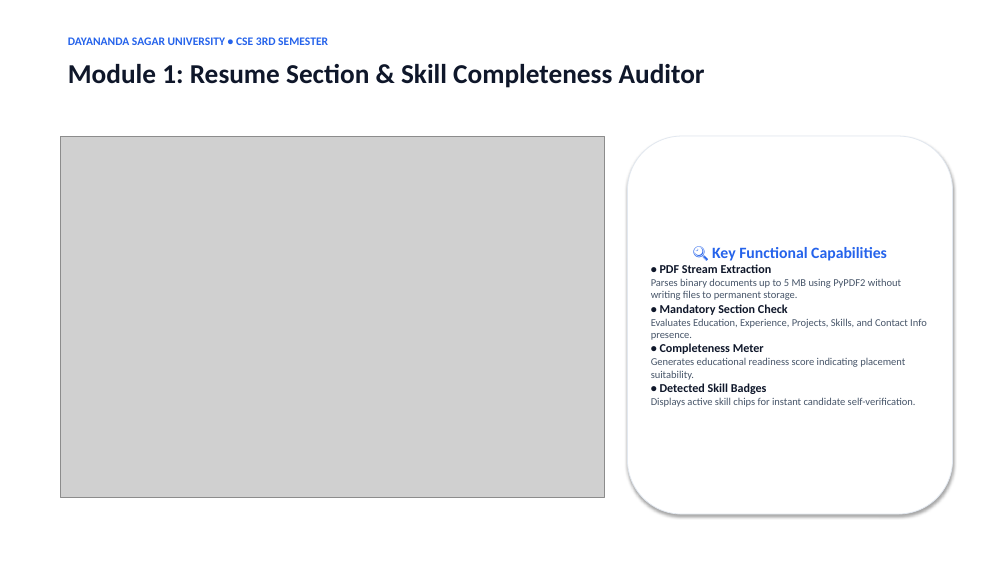
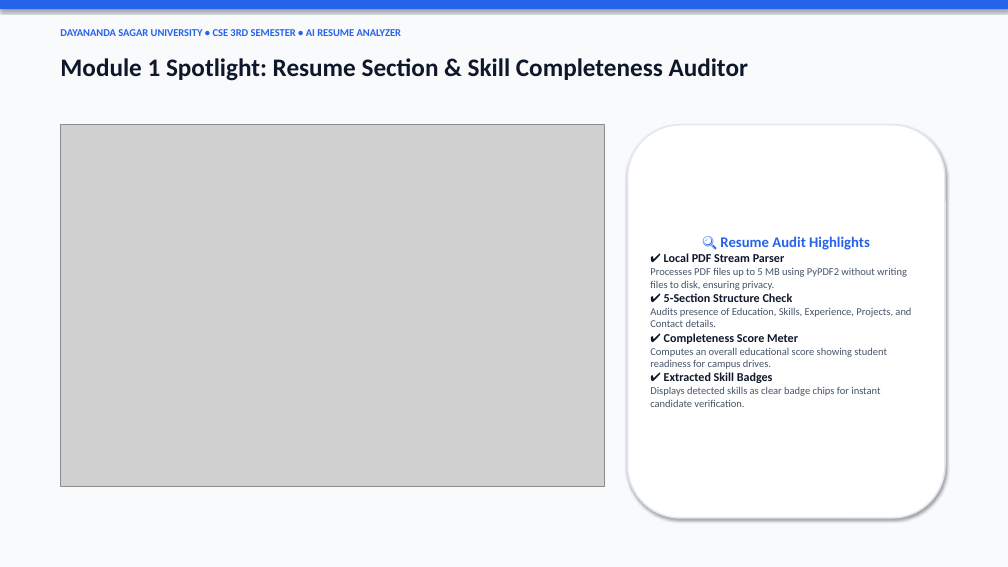
Before and after one commit to geetesh525-glitch/campus-ai-project-assistant, a slide deck: slide 6 of resume_analyzer_project/AI_Resume_Analyzer_Presentation.pptx. Drawn at 1008x567 pixels with LibreOffice and Linux fonts; fonts in the diff are those of the drawing; grey boxes stand for pictures. Boxes give left, top, right and bottom in pixels: in the first picture for what was removed or moved away, otherwise in the second. Text is boxed around its words. In the diff, an @@ line names an element or a change of style, - is before the commit and + after.

```diff
--- a/resume_analyzer_project/AI_Resume_Analyzer_Presentation.pptx
+++ b/resume_analyzer_project/AI_Resume_Analyzer_Presentation.pptx
@@ rectangle added at box(0, 0, 1008, 567), fill #F8FAFC @@
@@ rectangle added at box(0, 0, 1008, 9), fill #2563EB @@
@@ text at box(60, 29, 401, 36): text changed; size 11 to 10 pt @@
-DAYANANDA SAGAR UNIVERSITY • CSE 3RD SEMESTER
+DAYANANDA SAGAR UNIVERSITY • CSE 3RD SEMESTER • AI RESUME ANALYZER
@@ text at box(60, 58, 748, 81): text changed; size 26 to 24 pt @@
-Module 1: Resume Section & Skill Completeness Auditor
+Module 1 Spotlight: Resume Section & Skill Completeness Auditor
@@ picture: place and size @@
-picture at box(60, 136, 605, 498)
+picture at box(60, 125, 605, 486)
@@ rounded rectangle "🔍 Resume Audit Highlights": place and size @@
-rounded rectangle "🔍 Resume Audit Highlights" at box(628, 136, 953, 514)
+rounded rectangle "🔍 Resume Audit Highlights" at box(628, 125, 945, 518)
@@ rounded rectangle "🔍 Resume Audit Highlights" at box(628, 125, 945, 518): outline #E2E8F0 0.75 pt to #E2E8F0 1.5 pt @@
@@ text in rounded rectangle at box(650, 236, 911, 407): text changed @@
-🔍 Key Functional Capabilities
-• PDF Stream Extraction
-Parses binary documents up to 5 MB using PyPDF2 without writing files to permanent storage.
-• Mandatory Section Check
-Evaluates Education, Experience, Projects, Skills, and Contact Info presence.
-• Completeness Meter
-Generates educational readiness score indicating placement suitability.
-• Detected Skill Badges
-Displays active skill chips for instant candidate self-verification.
+🔍 Resume Audit Highlights
+✔ Local PDF Stream Parser
+Processes PDF files up to 5 MB using PyPDF2 without writing files to disk, ensuring privacy.
+✔ 5-Section Structure Check
+Audits presence of Education, Skills, Experience, Projects, and Contact details.
+✔ Completeness Score Meter
+Computes an overall educational score showing student readiness for campus drives.
+✔ Extracted Skill Badges
+Displays detected skills as clear badge chips for instant candidate verification.
```
Also in this commit, not shown: 9 other slides changed, 9 other files.
